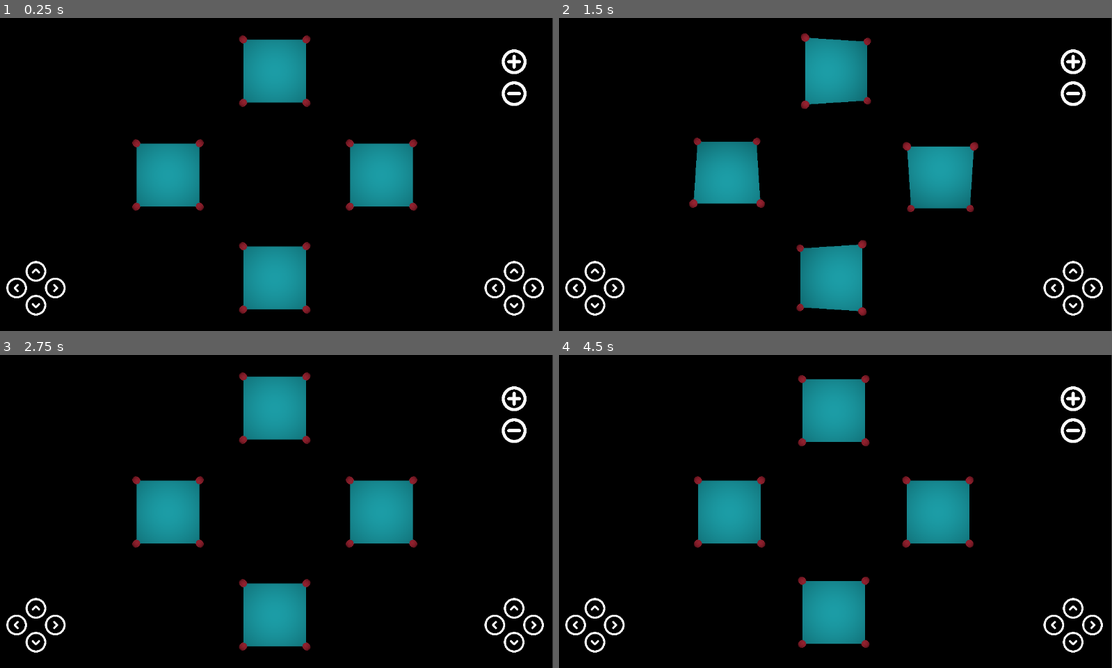
Above: before the commit, frames 1-4 (two rows, left to right).
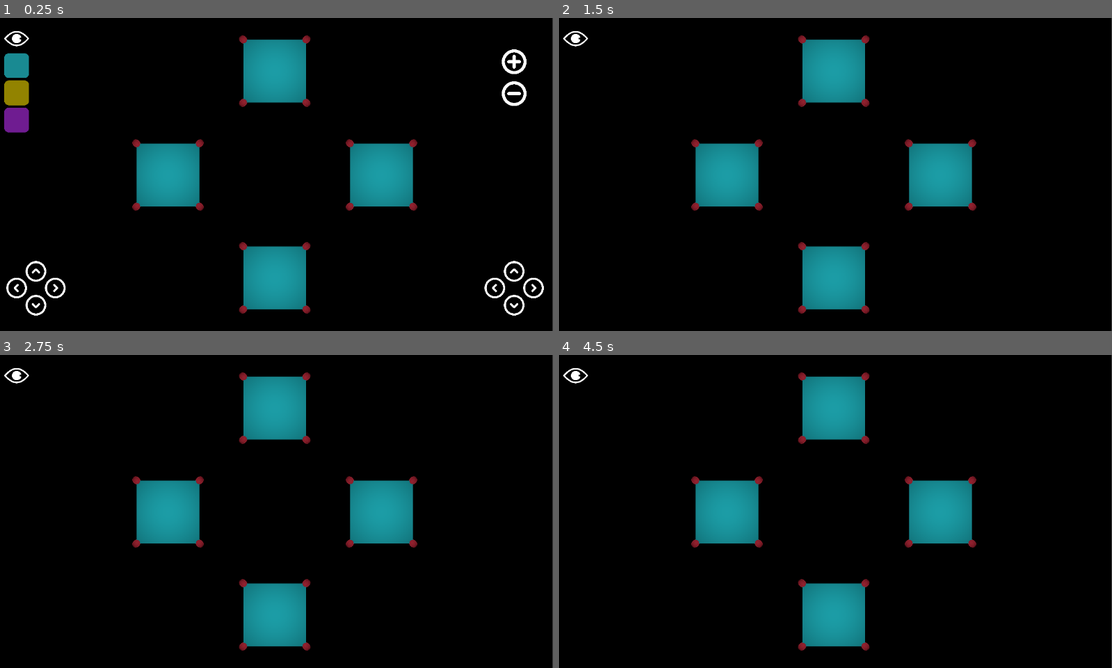
Above: after the commit, the same moments.

Repository: felipefausto42/Godotlogram
Game: Godot game, scene res://mainDisplay.tscn
Same seed, same stepped clock (60 frames per second), same inputs: the game is played once before the commit and once after it.
Inputs (mouse positions are in pixels of both pictures, inside the frame that each line leads up to):
- Up to frame 1 (0.25 s): no input
- Up to frame 2 (1.5 s): click (575, 39) at 0.52 s; click (592, 271) at 1.27 s
- Up to frame 3 (2.75 s): click (33, 642) at 2.02 s
- Up to frame 4 (4.5 s): click (575, 624) at 2.77 s; click (614, 624) at 3.52 s; click (1073, 608) at 4.27 s

The runs differ from the first frame. In frame 1, 1.2% of the frame differs, in the area x 0-6%, y 4-37%; in frame 2, 2.8%, in the area x 0-99%, y 4-96%; in frame 3, 1.3%; in frame 4, 2.5%.

Commit message:
added: visibility and icon models

Diff:
--- a/Tools/camera.gd
+++ b/Tools/camera.gd
@@ -37,11 +37,11 @@
 		"x":
 			if direction == 1:
 				if global_position.x > limit:
-					global_position.x -= .02
+					global_position.x += .02
 				return
 			elif direction == -1:
 				if global_position.x < limit:
-					global_position.x += .02
+					global_position.x -= .02
 				return
 		"y":
 			if direction == 1:
--- /dev/null
+++ b/Tools/main_display.gd
@@ -0,0 +1,43 @@
+extends Node3D
+
+var itens_visible : bool = true
+
+
+# Change UI visibility
+func _on_visibility_pressed() -> void:
+	if itens_visible:
+		hideItens()
+	if !itens_visible:
+		showItens()
+	itens_visible = !itens_visible
+
+func hideItens() -> void:
+	$ModelRotation.hide()
+	$CameraMovement.hide()
+	for child in $SceneControl/VBoxContainer.get_children():
+		child.hide()
+	$SceneControl/VBoxContainer/Visibility.show()
+
+
+func showItens() -> void:
+	$ModelRotation.show()
+	$CameraMovement.show()
+	for child in $SceneControl/VBoxContainer.get_children():
+		child.show()
+	$SceneControl/VBoxContainer/Visibility.show()
+
+
+# Change model
+func showModel(model : Node3D):
+	for child in $Models.get_children():
+		child.hide()
+	model.show()
+
+func _on_texture_button_pressed() -> void:
+	showModel($Models/baseModel)
+
+func _on_texture_button_2_pressed() -> void:
+	showModel($Models/basePyramid)
+
+func _on_texture_button_3_pressed() -> void:
+	showModel($Models/baseCylinder)
--- a/mainDisplay.tscn
+++ b/mainDisplay.tscn
@@ -1,6 +1,7 @@
-[gd_scene load_steps=10 format=3 uid="uid://bem7c5800w4n3"]
+[gd_scene load_steps=15 format=3 uid="uid://bem7c5800w4n3"]
 
 [ext_resource type="PackedScene" uid="uid://cpehif7ytnqri" path="res://TestModels/baseCube.glb" id="1_dmaiw"]
+[ext_resource type="Script" path="res://Tools/main_display.gd" id="1_uluph"]
 [ext_resource type="Script" path="res://mainObject.gd" id="2_s5j41"]
 [ext_resource type="PackedScene" uid="uid://bqk0ql7ntfwjc" path="res://TestModels/basePyramid.glb" id="3_6a1em"]
 [ext_resource type="PackedScene" uid="uid://cex42jkg5rje8" path="res://TestModels/baseCylinder.glb" id="4_1psm4"]
@@ -8,23 +9,30 @@
 [ext_resource type="Texture2D" uid="uid://b71cq2vjupgn7" path="res://Assets/UI/arrowButton.png" id="6_ehx1k"]
 [ext_resource type="Texture2D" uid="uid://cb3datakwhf21" path="res://Assets/UI/minusIcon.png" id="7_s36vb"]
 [ext_resource type="Texture2D" uid="uid://c2rvbf7vobm8i" path="res://Assets/UI/plusIcon.png" id="8_qunkq"]
+[ext_resource type="Texture2D" uid="uid://ca51supdk78yi" path="res://Assets/UI/visibilityIcon.png" id="9_jlam6"]
+[ext_resource type="Texture2D" uid="uid://byyu3qs2cql4w" path="res://Assets/UI/blueButton.png" id="11_06a2v"]
+[ext_resource type="Texture2D" uid="uid://xuounrweveci" path="res://Assets/UI/yellowButton.png" id="12_ibgtc"]
+[ext_resource type="Texture2D" uid="uid://wexxu8nqif5p" path="res://Assets/UI/purpleButton.png" id="13_kc8p2"]
 
 [sub_resource type="Environment" id="Environment_4dqag"]
 background_mode = 1
 
 [node name="Root" type="Node3D"]
+script = ExtResource("1_uluph")
 
 [node name="WorldEnvironment" type="WorldEnvironment" parent="."]
 environment = SubResource("Environment_4dqag")
 
-[node name="baseModel" parent="." instance=ExtResource("1_dmaiw")]
+[node name="Models" type="Node3D" parent="."]
+
+[node name="baseModel" parent="Models" instance=ExtResource("1_dmaiw")]
 script = ExtResource("2_s5j41")
 
-[node name="basePyramid" parent="." instance=ExtResource("3_6a1em")]
+[node name="basePyramid" parent="Models" instance=ExtResource("3_6a1em")]
 visible = false
 script = ExtResource("2_s5j41")
 
-[node name="baseCylinder" parent="." instance=ExtResource("4_1psm4")]
+[node name="baseCylinder" parent="Models" instance=ExtResource("4_1psm4")]
 visible = false
 script = ExtResource("2_s5j41")
 
@@ -175,8 +183,6 @@
 transform = Transform3D(1, 0, 0, 0, 1, 0, 0, 0, 1, 0, 0, 3.2)
 script = ExtResource("5_31yus")
 
-[node name="Models" type="Node3D" parent="."]
-
 [node name="ModelRotation" type="Control" parent="."]
 layout_mode = 3
 anchors_preset = 0
@@ -283,14 +289,61 @@
 offset_bottom = -3768.0
 texture_normal = ExtResource("8_qunkq")
 
-[connection signal="button_down" from="ModelRotation/RotateUp" to="baseModel" method="_on_rotate_up_button_down"]
-[connection signal="button_up" from="ModelRotation/RotateUp" to="baseModel" method="_on_rotate_up_button_up"]
-[connection signal="button_down" from="ModelRotation/RotateDown" to="baseModel" method="_on_rotate_down_button_down"]
-[connection signal="button_up" from="ModelRotation/RotateDown" to="baseModel" method="_on_rotate_down_button_up"]
-[connection signal="button_down" from="ModelRotation/RotateLeft" to="baseModel" method="_on_rotate_left_button_down"]
-[connection signal="button_up" from="ModelRotation/RotateLeft" to="baseModel" method="_on_rotate_left_button_up"]
-[connection signal="button_down" from="ModelRotation/RotateRight" to="baseModel" method="_on_rotate_right_button_down"]
-[connection signal="button_up" from="ModelRotation/RotateRight" to="baseModel" method="_on_rotate_right_button_up"]
+[node name="SceneControl" type="Control" parent="."]
+layout_mode = 3
+anchors_preset = 0
+offset_left = 16.0
+offset_top = 17.0
+offset_right = 56.0
+offset_bottom = 57.0
+scale = Vector2(0.1, 0.1)
+
+[node name="VBoxContainer" type="VBoxContainer" parent="SceneControl"]
+layout_mode = 0
+offset_right = 40.0
+offset_bottom = 40.0
+theme_override_constants/separation = 50
+
+[node name="Visibility" type="TextureButton" parent="SceneControl/VBoxContainer"]
+layout_mode = 2
+texture_normal = ExtResource("9_jlam6")
+
+[node name="TextureButton" type="TextureButton" parent="SceneControl/VBoxContainer"]
+layout_mode = 2
+texture_normal = ExtResource("11_06a2v")
+
+[node name="TextureButton2" type="TextureButton" parent="SceneControl/VBoxContainer"]
+layout_mode = 2
+texture_normal = ExtResource("12_ibgtc")
+
+[node name="TextureButton3" type="TextureButton" parent="SceneControl/VBoxContainer"]
+layout_mode = 2
+texture_normal = ExtResource("13_kc8p2")
+
+[connection signal="button_down" from="ModelRotation/RotateUp" to="Models/baseModel" method="_on_rotate_up_button_down"]
+[connection signal="button_down" from="ModelRotation/RotateUp" to="Models/baseCylinder" method="_on_rotate_up_button_down"]
+[connection signal="button_down" from="ModelRotation/RotateUp" to="Models/basePyramid" method="_on_rotate_up_button_down"]
+[connection signal="button_up" from="ModelRotation/RotateUp" to="Models/baseModel" method="_on_rotate_up_button_up"]
+[connection signal="button_up" from="ModelRotation/RotateUp" to="Models/baseCylinder" method="_on_rotate_up_button_up"]
+[connection signal="button_up" from="ModelRotation/RotateUp" to="Models/basePyramid" method="_on_rotate_up_button_up"]
+[connection signal="button_down" from="ModelRotation/RotateDown" to="Models/baseModel" method="_on_rotate_down_button_down"]
+[connection signal="button_down" from="ModelRotation/RotateDown" to="Models/baseCylinder" method="_on_rotate_down_button_down"]
+[connection signal="button_down" from="ModelRotation/RotateDown" to="Models/basePyramid" method="_on_rotate_down_button_down"]
+[connection signal="button_up" from="ModelRotation/RotateDown" to="Models/baseModel" method="_on_rotate_down_button_up"]
+[connection signal="button_up" from="ModelRotation/RotateDown" to="Models/baseCylinder" method="_on_rotate_down_button_up"]
+[connection signal="button_up" from="ModelRotation/RotateDown" to="Models/basePyramid" method="_on_rotate_down_button_up"]
+[connection signal="button_down" from="ModelRotation/RotateLeft" to="Models/baseModel" method="_on_rotate_left_button_down"]
+[connection signal="button_down" from="ModelRotation/RotateLeft" to="Models/baseCylinder" method="_on_rotate_left_button_down"]
+[connection signal="button_down" from="ModelRotation/RotateLeft" to="Models/basePyramid" method="_on_rotate_left_button_down"]
+[connection signal="button_up" from="ModelRotation/RotateLeft" to="Models/baseModel" method="_on_rotate_left_button_up"]
+[connection signal="button_up" from="ModelRotation/RotateLeft" to="Models/baseCylinder" method="_on_rotate_left_button_up"]
+[connection signal="button_up" from="ModelRotation/RotateLeft" to="Models/basePyramid" method="_on_rotate_left_button_up"]
+[connection signal="button_down" from="ModelRotation/RotateRight" to="Models/baseModel" method="_on_rotate_right_button_down"]
+[connection signal="button_down" from="ModelRotation/RotateRight" to="Models/baseCylinder" method="_on_rotate_right_button_down"]
+[connection signal="button_down" from="ModelRotation/RotateRight" to="Models/basePyramid" method="_on_rotate_right_button_down"]
+[connection signal="button_up" from="ModelRotation/RotateRight" to="Models/baseModel" method="_on_rotate_right_button_up"]
+[connection signal="button_up" from="ModelRotation/RotateRight" to="Models/baseCylinder" method="_on_rotate_right_button_up"]
+[connection signal="button_up" from="ModelRotation/RotateRight" to="Models/basePyramid" method="_on_rotate_right_button_up"]
 [connection signal="button_down" from="CameraMovement/MoveUp" to="UpSubViewportContainer/SubViewport/Camera" method="_on_move_up_button_down"]
 [connection signal="button_down" from="CameraMovement/MoveUp" to="DownSubViewportContainer/SubViewport/Camera" method="_on_move_up_button_down"]
 [connection signal="button_down" from="CameraMovement/MoveUp" to="LeftSubViewportContainer/SubViewport/Camera" method="_on_move_up_button_down"]
@@ -339,7 +392,11 @@
 [connection signal="button_up" from="CameraMovement/ZoomOut" to="DownSubViewportContainer/SubViewport/Camera" method="_on_zoom_out_button_up"]
 [connection signal="button_up" from="CameraMovement/ZoomOut" to="LeftSubViewportContainer/SubViewport/Camera" method="_on_zoom_out_button_up"]
 [connection signal="button_up" from="CameraMovement/ZoomOut" to="RightSubViewportContainer/SubViewport/Camera" method="_on_zoom_out_button_up"]
-
-[editable path="baseModel"]
-[editable path="basePyramid"]
-[editable path="baseCylinder"]
+[connection signal="pressed" from="SceneControl/VBoxContainer/Visibility" to="." method="_on_visibility_pressed"]
+[connection signal="pressed" from="SceneControl/VBoxContainer/TextureButton" to="." method="_on_texture_button_pressed"]
+[connection signal="pressed" from="SceneControl/VBoxContainer/TextureButton2" to="." method="_on_texture_button_2_pressed"]
+[connection signal="pressed" from="SceneControl/VBoxContainer/TextureButton3" to="." method="_on_texture_button_3_pressed"]
+
+[editable path="Models/baseModel"]
+[editable path="Models/basePyramid"]
+[editable path="Models/baseCylinder"]
Binary file added: Assets/UI/blueButton.png
Not shown, added: Assets/UI/blueButton.png.import
Binary file added: Assets/UI/purpleButton.png
Not shown, added: Assets/UI/purpleButton.png.import
Binary file added: Assets/UI/visibilityIcon.png
Not shown, added: Assets/UI/visibilityIcon.png.import
Binary file added: Assets/UI/yellowButton.png
Not shown, added: Assets/UI/yellowButton.png.import
Binary file changed: TestModels/basePyramid.glb
